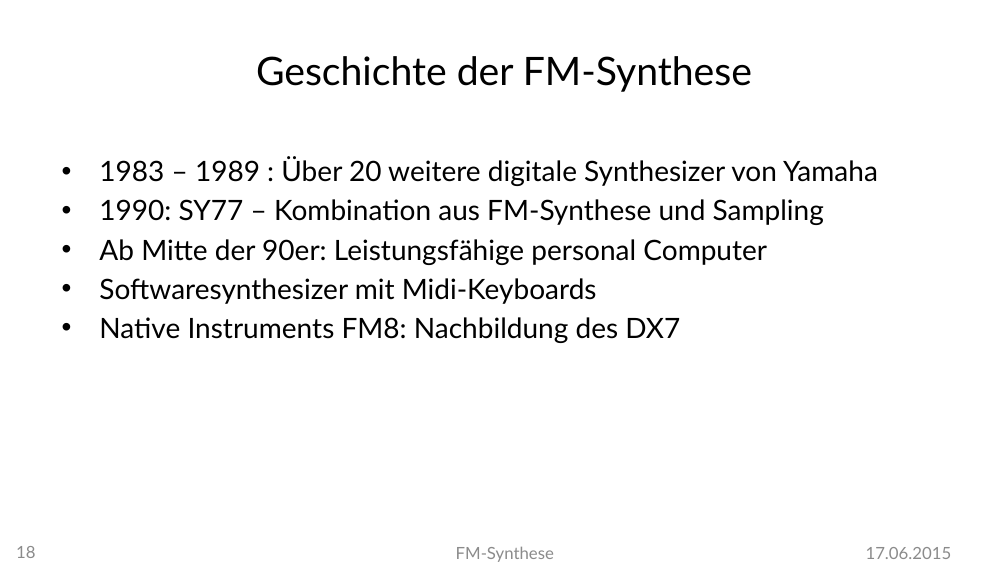
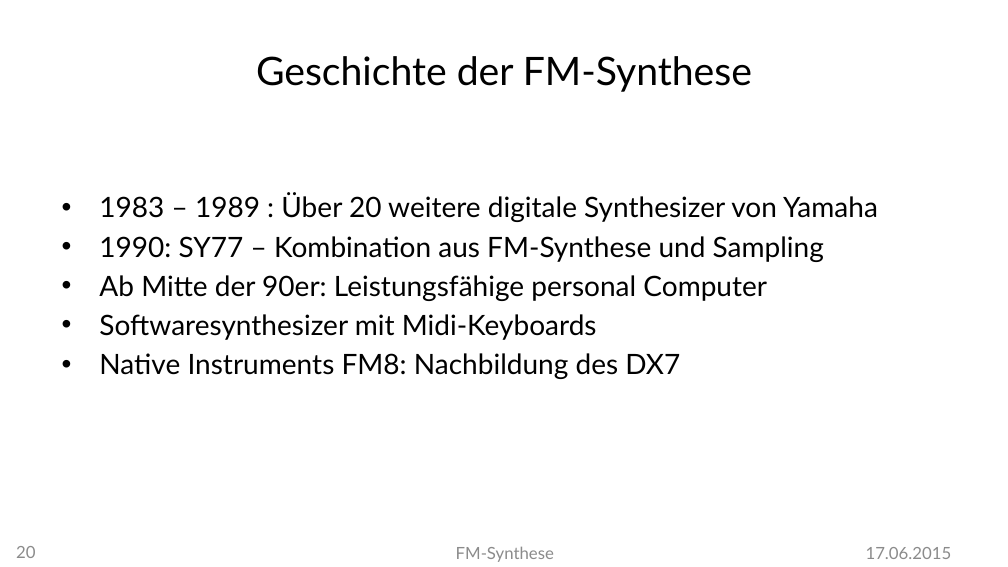
Before and after one commit to MBulli/VSeminar, a slide deck: slide 20 of Praesentation/FMSynthese-Julius.pptx (slide 18 before the commit). Drawn at 1008x567 pixels with LibreOffice and Linux fonts; fonts in the diff are those of the drawing; background and template pictures are left out. Boxes give left, top, right and bottom in pixels: in the first picture for what was removed or moved away, otherwise in the second. Text is boxed around its words. In the diff, an @@ line names an element or a change of style, - is before the commit and + after.

Commit message:
Even more presentation stuff, and dx7 text

```diff
--- a/Praesentation/FMSynthese-Julius.pptx
+++ b/Praesentation/FMSynthese-Julius.pptx
@@ text "1983 – 1989 : Über ...": place and size @@
-text "1983 – 1989 : Über ..." at [99,157,878,343]
+text "1983 – 1989 : Über ..." at [99,193,878,379]
@@ page number at [16,546,35,558]: text changed @@
-18
+20
```
Also in this commit, not shown: 17 other slides changed, 5 slides added, 5 other files.
